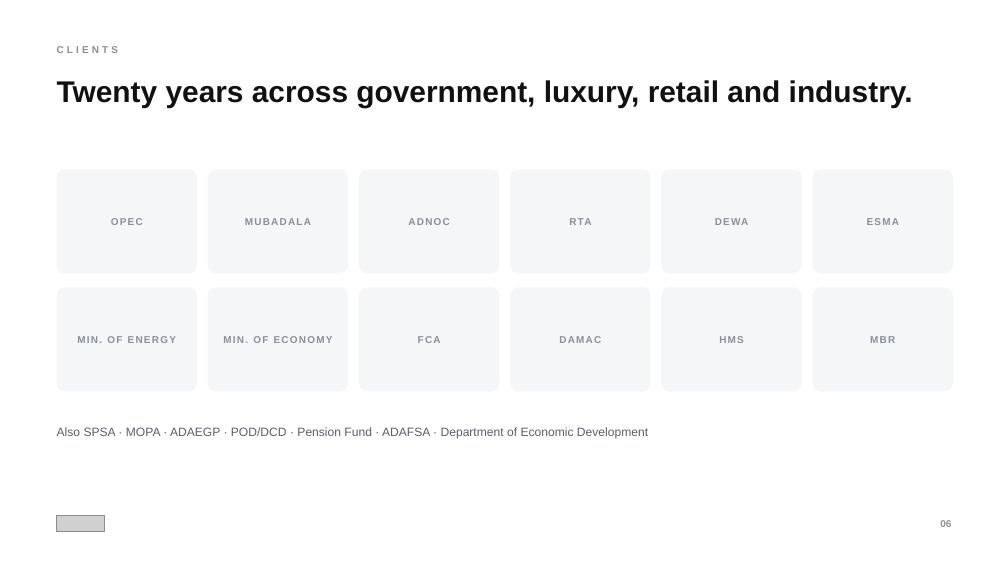
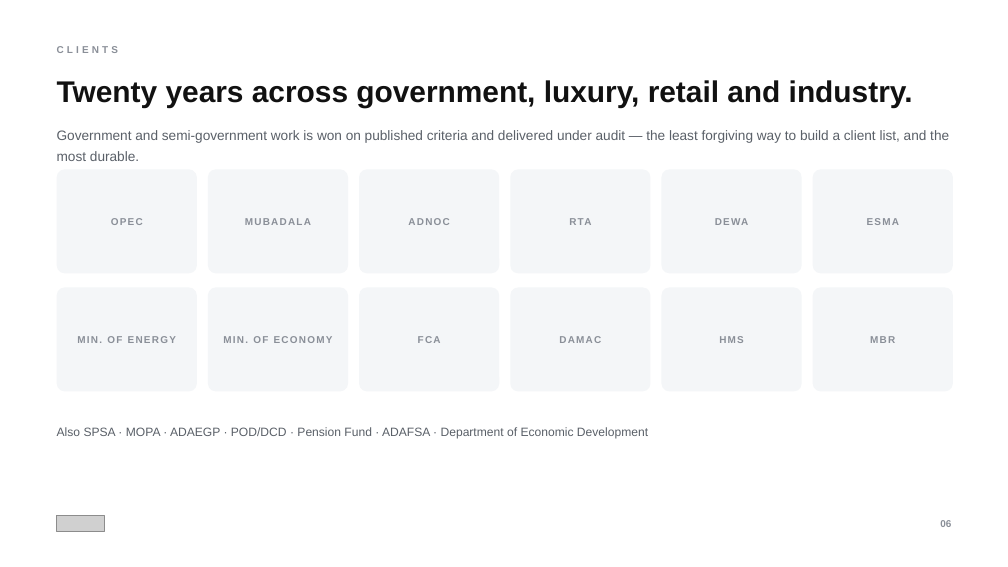
Before and after one commit to tanvichitnis1/NEW-, a slide deck: slide 6 of deck-pptx/EOV-Credentials-2026.pptx. Drawn at 1008x567 pixels with LibreOffice and Linux fonts; fonts in the diff are those of the drawing; grey boxes stand for pictures. Boxes give left, top, right and bottom in pixels: in the first picture for what was removed or moved away, otherwise in the second. Text is boxed around its words. In the diff, an @@ line names an element or a change of style, - is before the commit and + after.

```diff
--- a/deck-pptx/EOV-Credentials-2026.pptx
+++ b/deck-pptx/EOV-Credentials-2026.pptx
@@ text added at [57,130,949,161], 13 pt, text #5A6068 @@
+Government and semi-government work is won on published criteria and delivered under audit — the least forgiving way to build a client list, and the most durable.
```
Also in this commit, not shown: 14 other slides changed, 4 other files.
